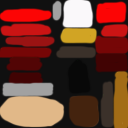
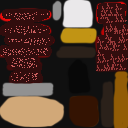
Comparing the layer stacks of the two 128px x 128px images. Changes:
added layer "Layer 3" above "Layer 2" over [0, 3, 128, 83]
"Layer 2": blend normal → difference over [0, 0, 128, 128]
hid "Layer 0" over [1, 2, 125, 127]
